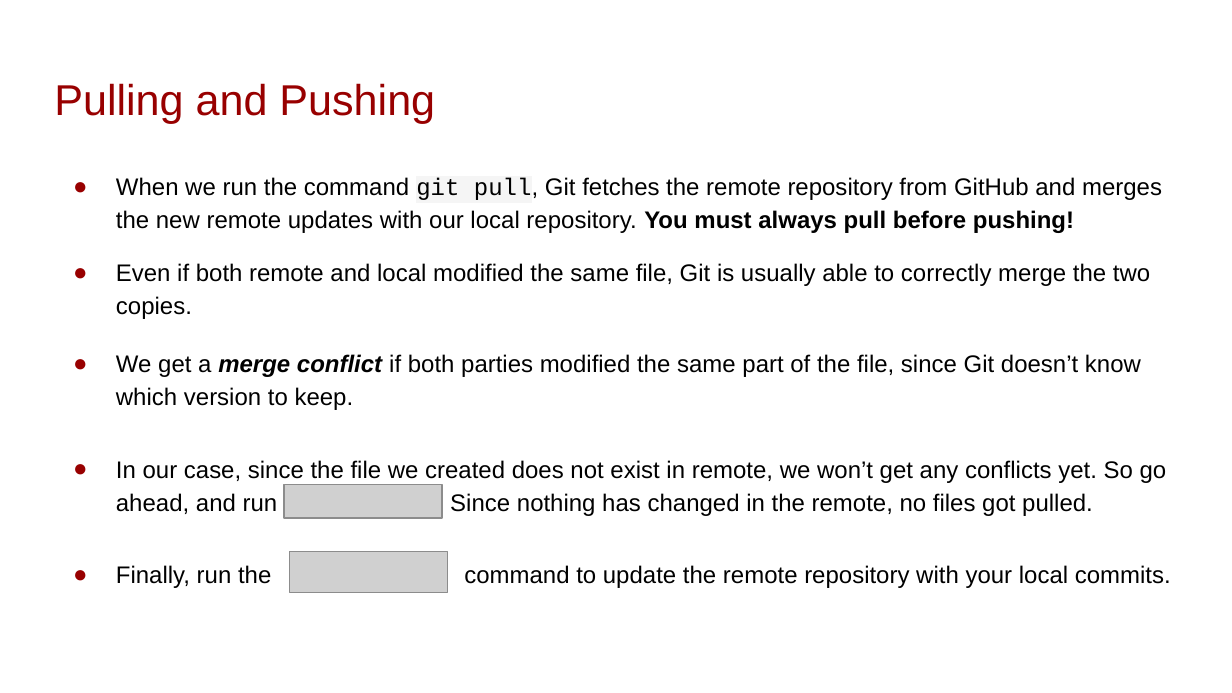
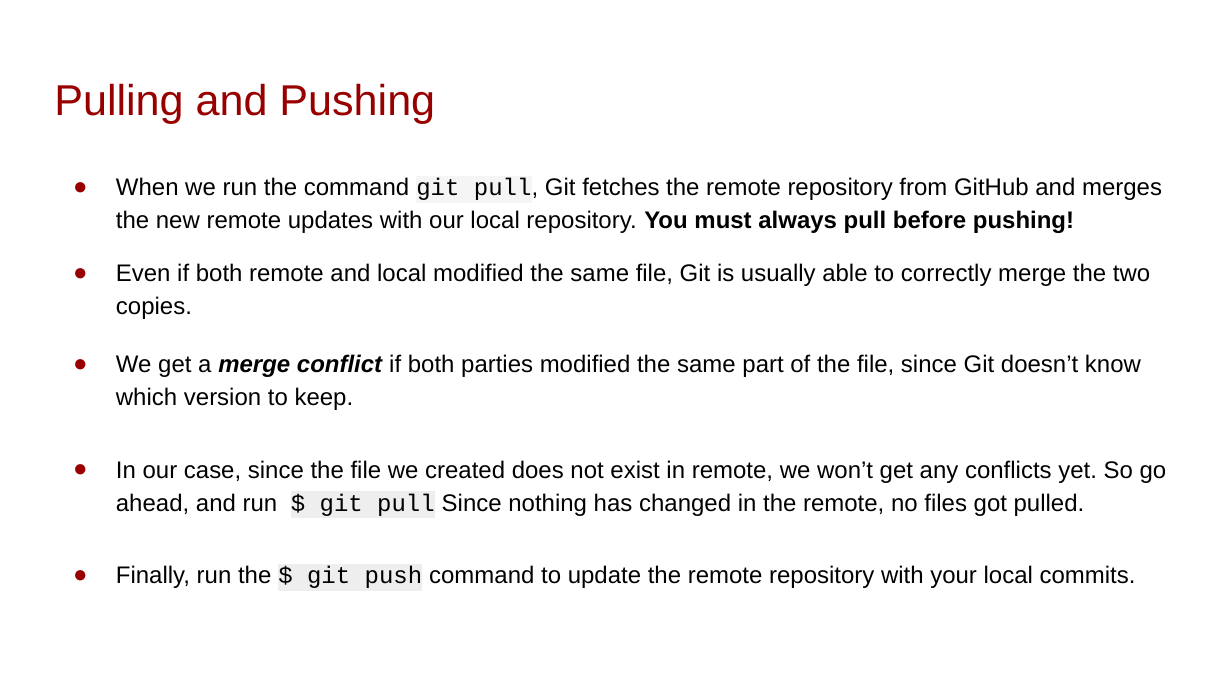
Before and after one commit to leobix/mban22_software_tools, a slide deck: slide 32 of Orientation/Session4_Git/VersionControl.pptx. Drawn at 1232x693 pixels with LibreOffice and Linux fonts; fonts in the diff are those of the drawing; grey boxes stand for pictures. Boxes give left, top, right and bottom in pixels: in the first picture for what was removed or moved away, otherwise in the second. Text is boxed around its words. In the diff, an @@ line names an element or a change of style, - is before the commit and + after.

Commit message:
Fix figures

```diff
--- a/Orientation/Session4_Git/VersionControl.pptx
+++ b/Orientation/Session4_Git/VersionControl.pptx
@@ text at <box>116,460,1167,516</box>: text changed @@
-● In our case, since the file we created does not exist in remote, we won’t get any conflicts yet. So go ahead, and run Since nothing has changed in the remote, no files got pulled.
+● In our case, since the file we created does not exist in remote, we won’t get any conflicts yet. So go ahead, and run $ git pull Since nothing has changed in the remote, no files got pulled.
@@ picture removed at <box>285,484,442,517</box> @@
@@ text at <box>116,565,1136,588</box>: text changed @@
-● Finally, run the command to update the remote repository with your local commits.
+● Finally, run the $ git push command to update the remote repository with your local commits.
@@ picture removed at <box>290,552,447,593</box> @@
```
Also in this commit, not shown: 10 other slides changed.
